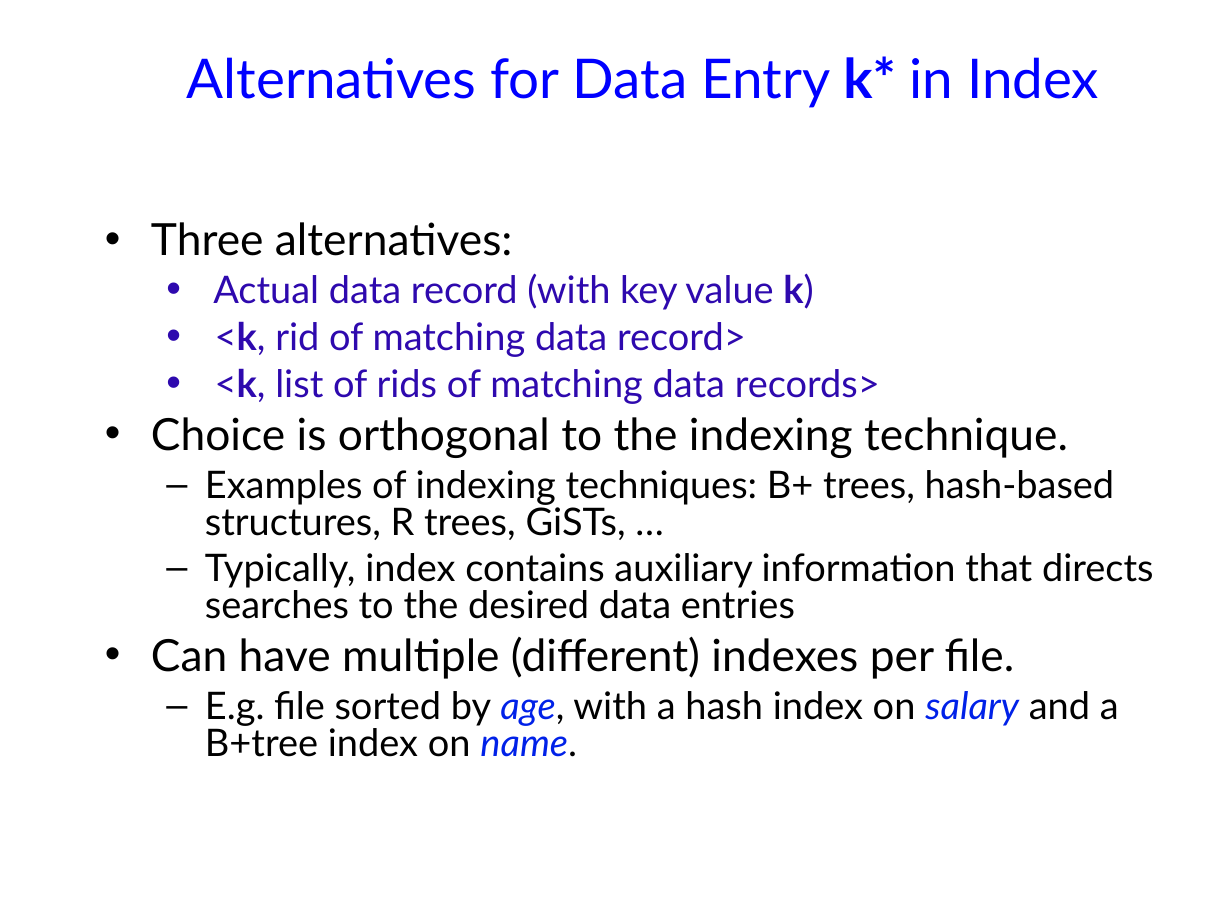
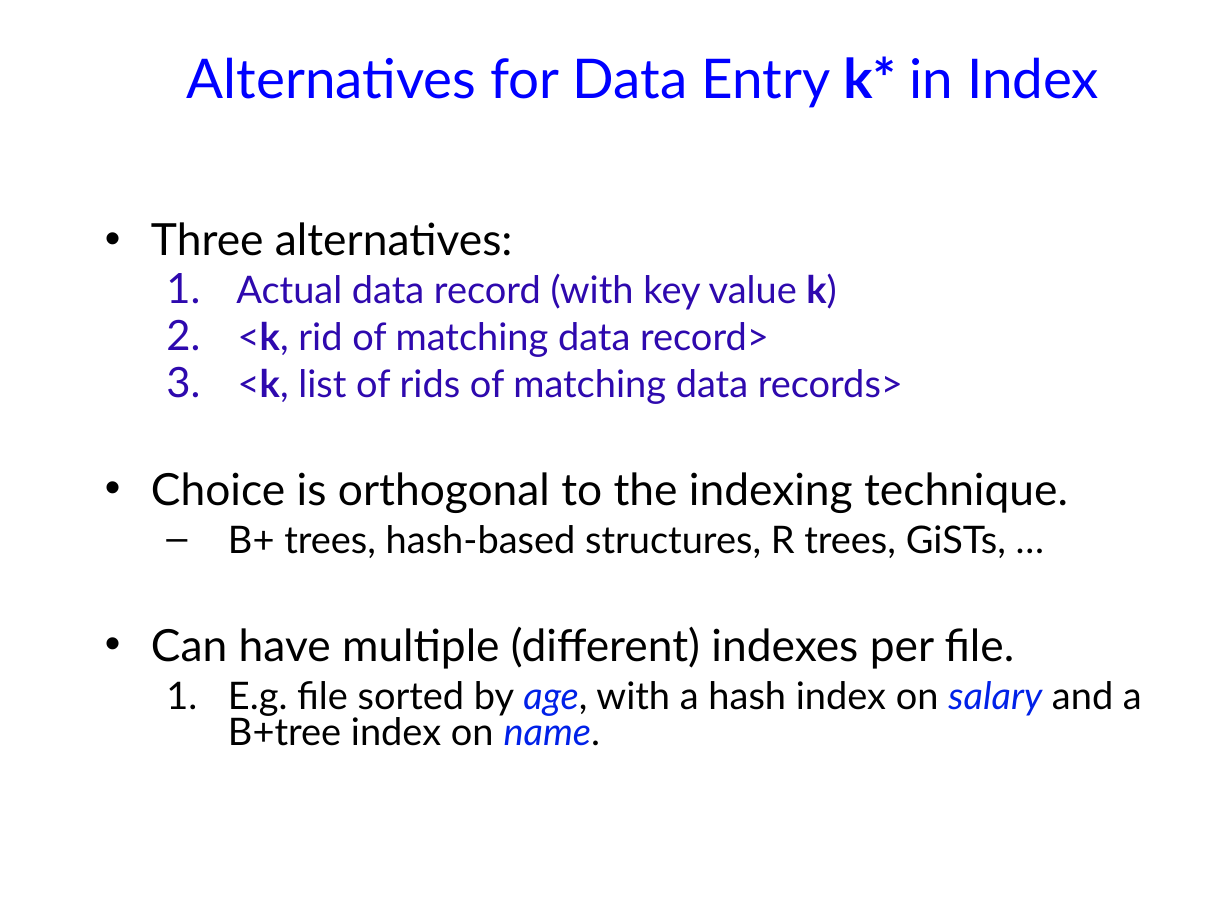
Before and after one commit to jhellerstein/cs186-09, a slide deck: slide 16 of lecs/05-FilesIndexes.ppt. Drawn at 1232x924 pixels with LibreOffice and Linux fonts; fonts in the diff are those of the drawing; background and template pictures are left out. Boxes give left, top, right and bottom in pixels: in the first picture for what was removed or moved away, otherwise in the second. Text is boxed around its words. In the diff, an @@ line names an element or a change of style, - is before the commit and + after.

```diff
--- a/lecs/05-FilesIndexes.ppt
+++ b/lecs/05-FilesIndexes.ppt
@@ text at (x1=228, y1=273, x2=1142, y2=746): bullet • to 1.; bullet – to 1. @@
@@ text at (x1=228, y1=525, x2=1006, y2=558): text changed @@
-  – Examples of indexing techniques: B+ trees, hash-based structures, R trees, GiSTs, …
-  – Typically, index contains auxiliary information that directs searches to the desired data entries
+  – B+ trees, hash-based structures, R trees, GiSTs, …
```
Also in this commit, not shown: 9 other slides changed, 1 other file.
